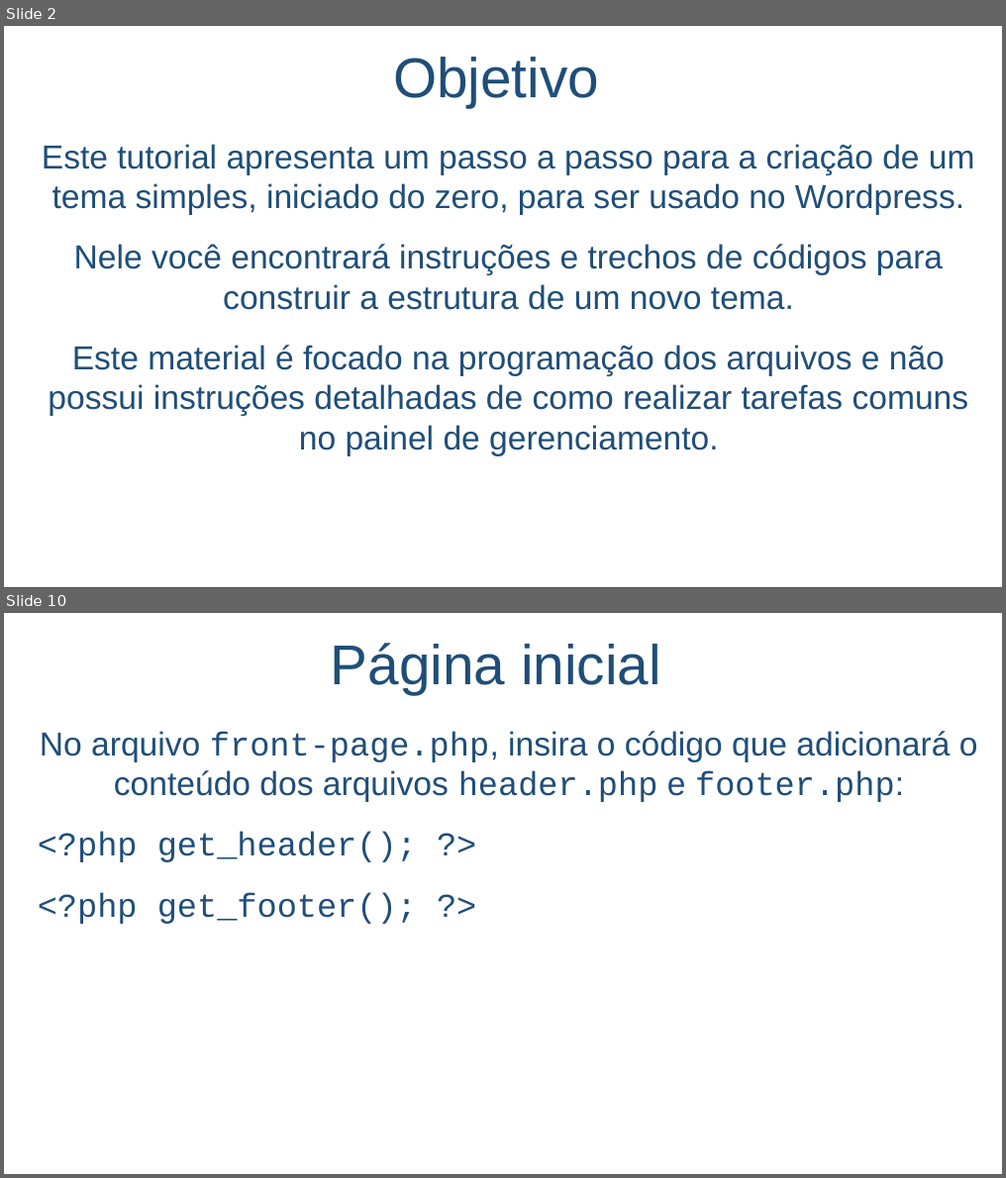
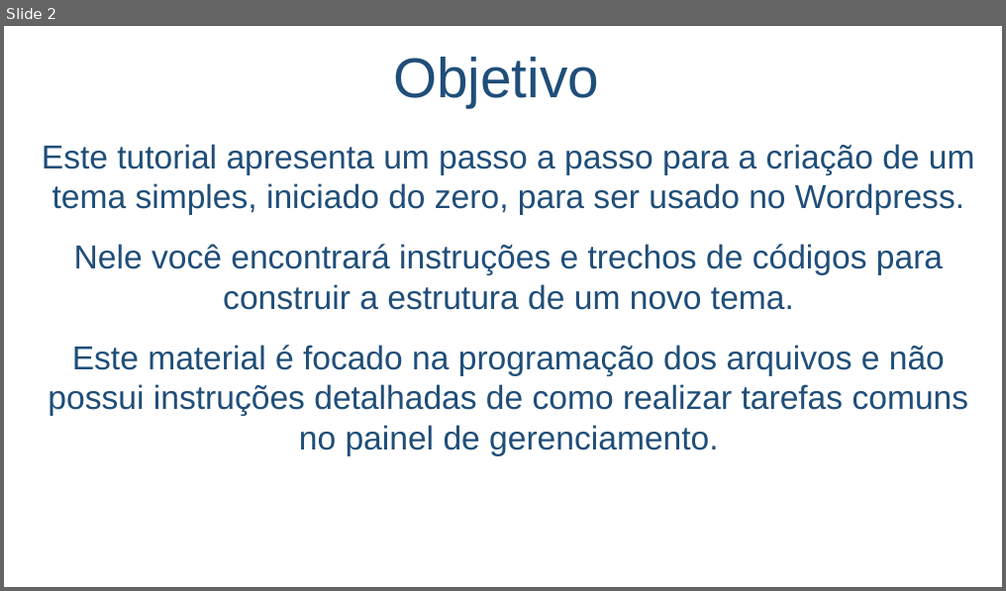
Before and after one commit to salmo-jr/public-slides, a slide deck: javascript-introducao.pptx. Shown one above the other, each under a label of ours: slides 2 and 10 before the commit, slide 2 after it; the slides between them are not shown. The pictures are 1006x1178 and 1006x591 pixels, drawn with LibreOffice and Linux fonts; fonts in the diff are those of the drawing; background and template pictures are left out. Boxes give left, top, right and bottom in pixels: in the first picture for what was removed or moved away, otherwise in the second. Text is boxed around its words. In the diff, an @@ line names an element or a change of style, - is before the commit and + after.

```diff
--- a/javascript-introducao.pptx
+++ b/javascript-introducao.pptx
@@ slide 10 removed at <box>4,613,1002,1174</box>, background picture (left out) @@
@@ title removed at <box>331,643,661,694</box> @@
-Página inicial
@@ text removed at <box>38,731,978,924</box> @@
-No arquivo front-page.php, insira o código que adicionará o conteúdo dos arquivos header.php e footer.php:
-<?php get_header(); ?>
-<?php get_footer(); ?>
```
Also in this commit, not shown: 3 slides changed, 8 slides added, 42 other slides removed.
